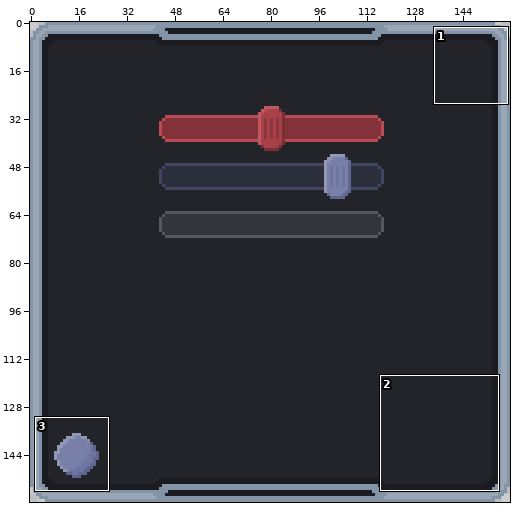
Two versions of one pixel-art file, assets/aseprite/settings_menu_gui.aseprite. The picture above shows the old version from afar; the outline marks the close-up.
Close-up. Earlier state:
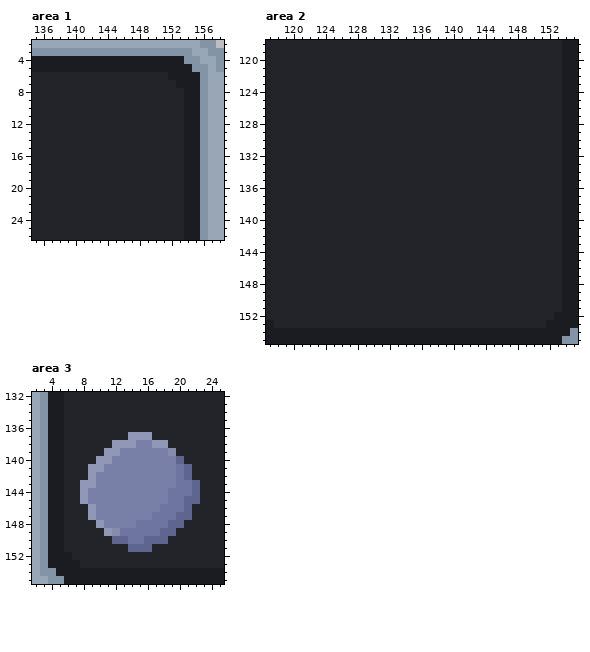
160x160 pixels, 1 frame. Colours within 5 levels of each other are drawn and written as one. Shown: area 1: x 135..158, y 2..26; area 2: x 117..155, y 118..155; area 3: x 2..25, y 132..155. The commit also changed other parts of the picture, which this record leaves out.
Now the later version:
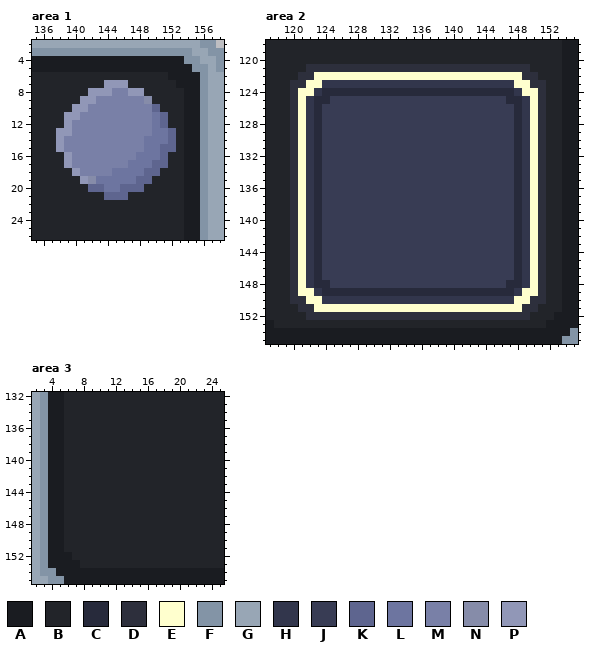
Palette (. is transparent): A #1a1c21  B #222429  C #272a3b  D #2d2f3c  E #ffffce  F #8394a6  G #98a6b5  H #32364c  J #383c54  K #5e658f  L #6d75a0  M #7980a7  N #868ca9  P #9197b7
What changed:
layer "button focused" added
Changed rows in their new state; - is an unchanged pixel.
Area 1, layer "grabber":
first column x 138:
 7 ------PPP------
 8 ----PPPMMPP----
 9 ---PPMMMMMMN---
10 --PPMMMMMMMMK--
11 -PPMMMMMMMMMLK-
12 -PMMMMMMMMMMLK-
13 PPMMMMMMMMMMLLK
14 PMMMMMMMMMMLLLK
15 PMMMMMMMMMMLLKK
16 -PMMMMMMMMLLLK-
17 -PMMMMMMMLLLKK-
18 --PMMMMLLLLKK--
19 ---PNLLLLLKK---
20 ----KKLLKKK----
21 ------KKK------
Area 2, layer "button focused":
first column x 120:
121 --DDDDDDDDDDDDDDDDDDDDDDDDDDDD--
122 -DDEEEEEEEEEEEEEEEEEEEEEEEEEEDD-
123 DDEEHHHHHHHHHHHHHHHHHHHHHHHHEEDD
124 DEEHCCCCCCCCCCCCCCCCCCCCCCCCHEED
125 DEHCCJJJJJJJJJJJJJJJJJJJJJJCCHED
126 DEHCJJJJJJJJJJJJJJJJJJJJJJJJCHED
127 DEHCJJJJJJJJJJJJJJJJJJJJJJJJCHED
128 DEHCJJJJJJJJJJJJJJJJJJJJJJJJCHED
129 DEHCJJJJJJJJJJJJJJJJJJJJJJJJCHED
130 DEHCJJJJJJJJJJJJJJJJJJJJJJJJCHED
131 DEHCJJJJJJJJJJJJJJJJJJJJJJJJCHED
132 DEHCJJJJJJJJJJJJJJJJJJJJJJJJCHED
133 DEHCJJJJJJJJJJJJJJJJJJJJJJJJCHED
134 DEHCJJJJJJJJJJJJJJJJJJJJJJJJCHED
135 DEHCJJJJJJJJJJJJJJJJJJJJJJJJCHED
136 DEHCJJJJJJJJJJJJJJJJJJJJJJJJCHED
137 DEHCJJJJJJJJJJJJJJJJJJJJJJJJCHED
138 DEHCJJJJJJJJJJJJJJJJJJJJJJJJCHED
139 DEHCJJJJJJJJJJJJJJJJJJJJJJJJCHED
140 DEHCJJJJJJJJJJJJJJJJJJJJJJJJCHED
141 DEHCJJJJJJJJJJJJJJJJJJJJJJJJCHED
142 DEHCJJJJJJJJJJJJJJJJJJJJJJJJCHED
143 DEHCJJJJJJJJJJJJJJJJJJJJJJJJCHED
144 DEHCJJJJJJJJJJJJJJJJJJJJJJJJCHED
145 DEHCJJJJJJJJJJJJJJJJJJJJJJJJCHED
146 DEHCJJJJJJJJJJJJJJJJJJJJJJJJCHED
147 DEHCJJJJJJJJJJJJJJJJJJJJJJJJCHED
148 DEHCCJJJJJJJJJJJJJJJJJJJJJJCCHED
149 DEEHCCCCCCCCCCCCCCCCCCCCCCCCHEED
150 DDEEHHHHHHHHHHHHHHHHHHHHHHHHEEDD
151 -DDEEEEEEEEEEEEEEEEEEEEEEEEEEDD-
152 --DDDDDDDDDDDDDDDDDDDDDDDDDDDD--
Area 3, layer "grabber":
first column x 8:
137 ------BBB------
138 ----BBBBBBB----
139 ---BBBBBBBBB---
140 --BBBBBBBBBBB--
141 -BBBBBBBBBBBBB-
142 -BBBBBBBBBBBBB-
143 BBBBBBBBBBBBBBB
144 BBBBBBBBBBBBBBB
145 BBBBBBBBBBBBBBB
146 -BBBBBBBBBBBBB-
147 -BBBBBBBBBBBBB-
148 --BBBBBBBBBBB--
149 ---BBBBBBBBB---
150 ----BBBBBBB----
151 ------BBB------
